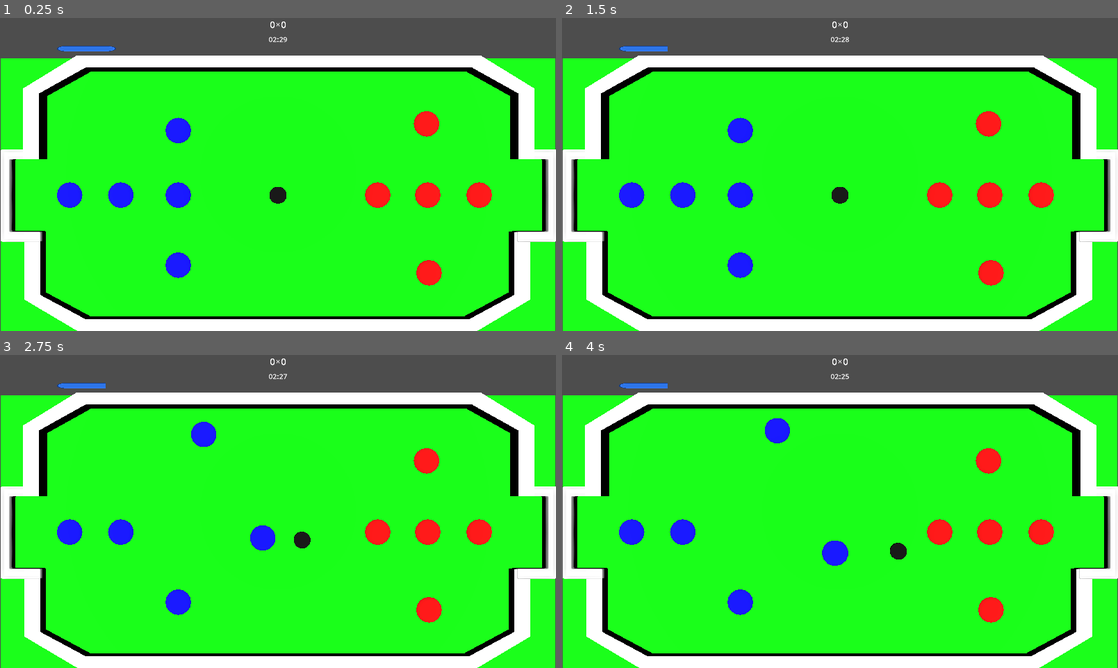
Above: before the commit, frames 1-4 (two rows, left to right).
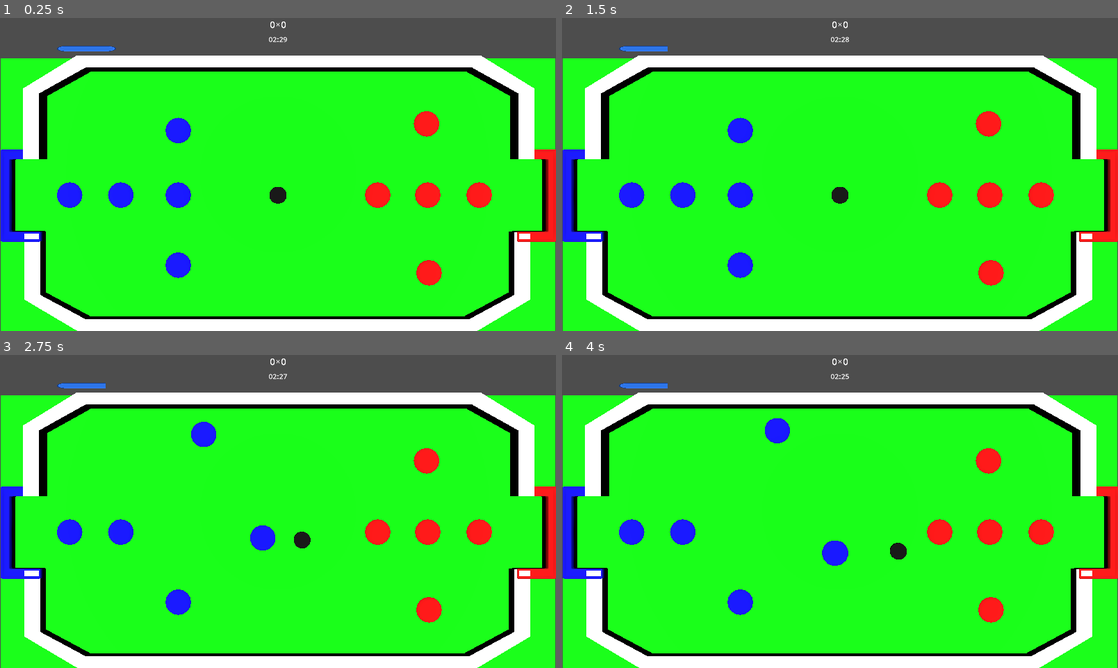
Above: after the commit, the same moments.

Repository: PelvicPsycho/ultimate-botao
Game: Godot game, scene res://MatchScene.tscn
Same seed, same stepped clock (60 frames per second), same inputs: the game is played once before the commit and once after it.
Inputs (mouse positions are in pixels of both pictures, inside the frame that each line leads up to):
- Up to frame 1 (0.25 s): no input
- Up to frame 2 (1.5 s): tap Enter at 0.5 s; move the mouse to (962, 158) at 0.52 s; tap 1 at 0.6 s; click (962, 158) at 0.67 s; tap Space at 1.25 s; drag from (728, 190) to (812, 237) at 1.27 s
- Up to frame 3 (2.75 s): move the mouse to (333, 442) at 2.02 s; tap 3 at 2.1 s; click (333, 442) at 2.17 s
- Up to frame 4 (4 s): drag from (812, 574) to (673, 464) at 2.77 s; move the mouse to (1006, 558) at 3.52 s; tap 2 at 3.6 s; click (1006, 558) at 3.67 s

The runs differ from the first frame. In frame 1, 1.6% of the frame differs, in the area x 0-100%, y 42-72%; in frame 2, 1.6%; in frame 3, 1.6%; in frame 4, 1.6%.

Commit message:
[MAPA] COLOR CODE NO MAPA + [IMPLEMENTAR] LOCALIZAÇÃO

Diff:
--- a/Componentes/Goal/goleira.gd
+++ b/Componentes/Goal/goleira.gd
@@ -6,6 +6,11 @@
 
 signal gol(isHome: bool) #True = gol Home, False = gol Away (a principio)
 
+func changeColor(color: Color):
+	var material = StandardMaterial3D.new()
+	material.albedo_color = color
+	$Goleira/StaticBody3D/Goleira.material_override = material
+
 func _on_area_3d_body_entered(body: Node3D) -> void:
 	#print('body entrou no gol: ' + str(body))
 	if body.is_in_group('Balls'):
--- a/Componentes/PauseMenu/pause_menu.tscn
+++ b/Componentes/PauseMenu/pause_menu.tscn
@@ -96,8 +96,9 @@
 layout_mode = 2
 
 [node name="PecasDebug" type="Label" parent="Control/CenterContainer/TabContainer - Abas/Debug/VboxDebug" unique_id=872752825]
-layout_mode = 2
-text = "Pecas"
+auto_translate_mode = 1
+layout_mode = 2
+text = "TEST"
 horizontal_alignment = 1
 
 [node name="HBoxContainer" type="HBoxContainer" parent="Control/CenterContainer/TabContainer - Abas/Debug/VboxDebug" unique_id=1499901274]
--- a/Scripts Globais/MatchState.gd
+++ b/Scripts Globais/MatchState.gd
@@ -38,6 +38,10 @@
 	var goals = get_tree().get_nodes_in_group("Goals")
 	for goal in goals:
 		goal.connect("gol", onGoal)
+		if goal.team == goal.TeamSide.HOME:
+			goal.changeColor(homeTeam.cor)
+		else:
+			goal.changeColor(awayTeam.cor)
 	for piece in allPieces:
 		piece.connect("clickedPiece", onClickedPiece)
 		piece.connect("turnPlayed", onTurnPlayed)
--- a/project.godot
+++ b/project.godot
@@ -36,6 +36,11 @@
 Players=""
 Balls=""
 
+[internationalization]
+
+locale/translations=PackedStringArray("res://Locales/pt_BR/translations.pt_BR.translation", "res://Locales/pt_BR/translations.en.translation")
+locale/test="pt_BR"
+
 [physics]
 
 3d/physics_engine="Jolt Physics"
